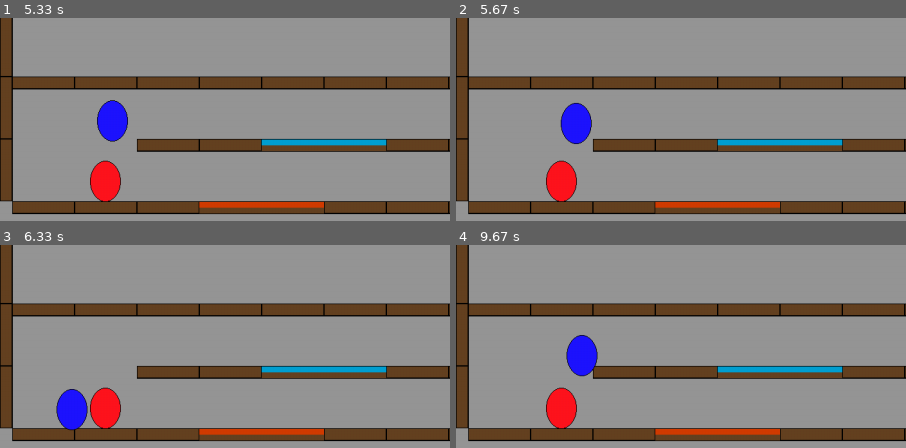
Above: before the commit, frames 1-4 (two rows, left to right).
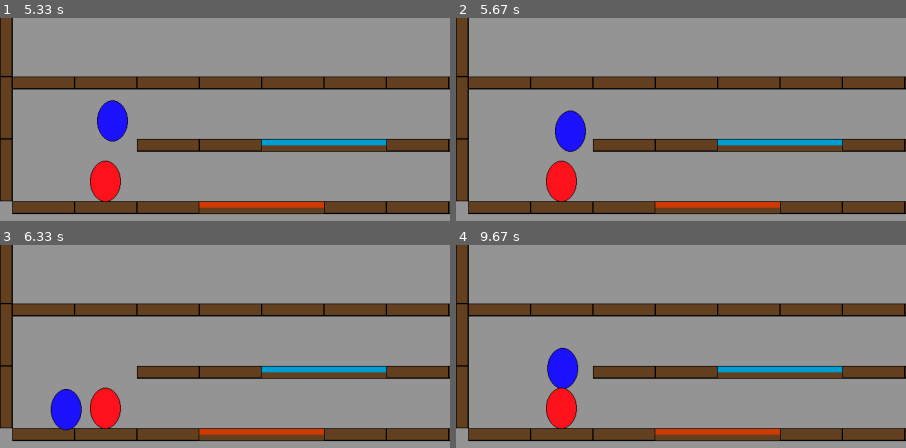
Above: after the commit, the same moments.

Repository: ketimiroshnik/Project_pygame_v2
Game: pygame game, started from main.py
Two runs of this game, one before a commit and one after it. Both use one fixed random seed, a clock stepped at 60 frames per second and the inputs below.
Inputs:
- Up to frame 1 (5.33 s): hold D 0.33-0.8 s; hold W 0.83-1.13 s; hold D 1.17-1.63 s; hold A 1.67-2.2 s; hold A 2.23-2.63 s; hold W 2.67-3.03 s; hold D 3.07-3.7 s; hold A 3.73-4.2 s; hold D 4.23-4.7 s; hold W 4.73-5.03 s; hold D from 5.07 s (still down)
- Up to frame 2 (5.67 s): release D at 5.53 s; hold A from 5.57 s (still down)
- Up to frame 3 (6.33 s): release A at 6.1 s; hold A from 6.13 s (still down)
- Up to frame 4 (9.67 s): release A at 6.53 s; hold W 6.57-6.93 s; hold D 6.97-7.6 s; hold A 7.63-8.1 s; hold D 8.13-8.6 s; hold W 8.63-8.93 s; hold D 8.97-9.43 s; hold A from 9.47 s (still down)
The pictures show only the part of the screen within x 0-50%, y 50-100%; the shares and areas given below are measured in that part.

Frame 1 is identical in both runs. In frame 2, 0.9% of the frame differs, in the area x 22-31%, y 41-67%; in frame 3, 0.7%; in frame 4, 1.9%, in the area x 20-32%, y 44-71%.

Commit message:
Исправлены некоторые баги

Diff:
--- a/main.py
+++ b/main.py
@@ -25,7 +25,7 @@
          'water_door': None, 'fire_door': None,
          'g_wall': None, 'v_wall': None}
 
-TYPE_BORD = {'left': 1, 'right': 2, 'up':3, 'bottom': 4}
+TYPE_BORD = {'left': 1, 'right': 2, 'up': 3, 'bottom': 4}
 
 
 class Border(pygame.sprite.Sprite):
@@ -40,7 +40,6 @@
             self.add(g_borders)
             self.image = pygame.Surface([x2 - x1, 1])
             self.rect = pygame.Rect(x1, y1, x2 - x1, 5)
-
 
 
 class Wall(pygame.sprite.Sprite):
@@ -194,13 +193,10 @@
         self.on_fly = None
 
     def update(self):
-        if pygame.key.get_pressed()[pygame.K_d]:
-            if not (pygame.sprite.spritecollideany(self, v_borders) and
-                 pygame.sprite.spritecollideany(self, v_borders).t == TYPE_BORD['left']):
-                self.rect = self.rect.move(TILE_SIZE / 25, 0)
-            elif pygame.sprite.spritecollideany(self, v_borders) and pygame.sprite.spritecollideany(self, g_borders) and \
-                    pygame.sprite.spritecollideany(self, v_borders).rect.y <= pygame.sprite.spritecollideany(self, g_borders).rect.y:
-                self.rect = self.rect.move(TILE_SIZE / 25, 0)
+        if pygame.key.get_pressed()[pygame.K_d] and not (
+                pygame.sprite.spritecollideany(self, v_borders) and pygame.sprite.spritecollideany(self, v_borders).t ==
+                TYPE_BORD['left']):
+            self.rect = self.rect.move(TILE_SIZE / 25, 0)
 
         if pygame.key.get_pressed()[pygame.K_a] and not \
                 (pygame.sprite.spritecollideany(self, v_borders) and
@@ -213,8 +209,9 @@
         elif pygame.sprite.spritecollideany(self, g_borders).t != TYPE_BORD['up'] and self.on_fly is None:
             self.rect = self.rect.move(0, TILE_SIZE / 20)
 
-        if self.on_fly is None and pygame.key.get_pressed()[pygame.K_w] and pygame.sprite.spritecollideany(self, g_borders) and \
-            pygame.sprite.spritecollideany(self, g_borders).t == TYPE_BORD['up']:
+        if self.on_fly is None and pygame.key.get_pressed()[pygame.K_w] and pygame.sprite.spritecollideany(self,
+                                                                                                           g_borders) and \
+                pygame.sprite.spritecollideany(self, g_borders).t == TYPE_BORD['up']:
             self.rect = self.rect.move(0, -TILE_SIZE / 20)
             self.on_fly = TILE_SIZE / 20
         elif self.on_fly is not None:
